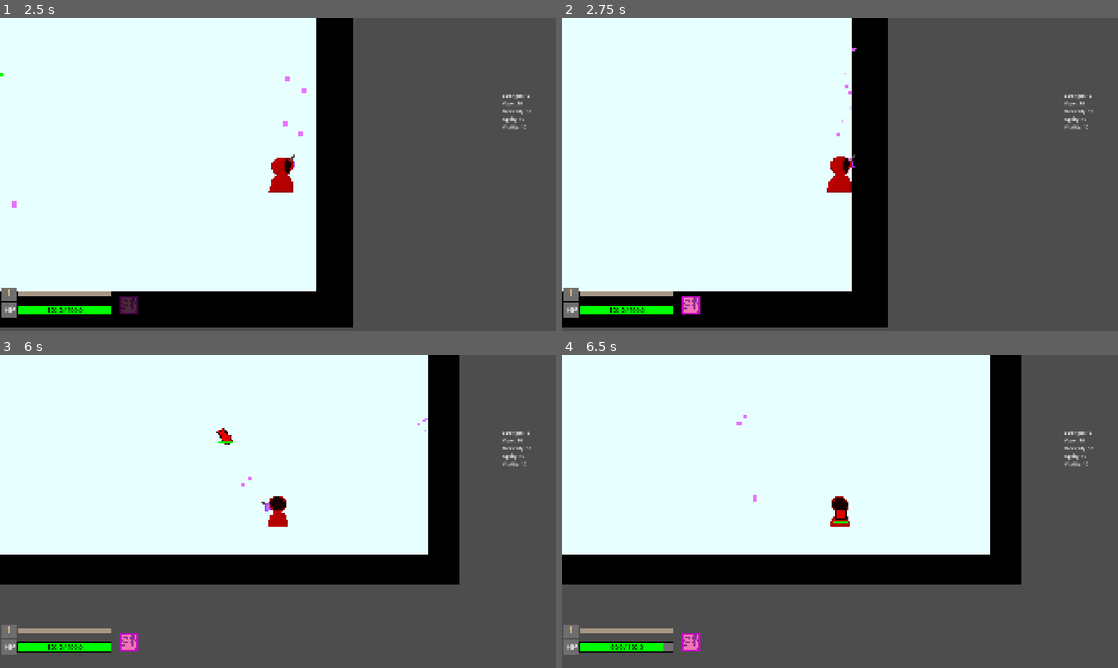
Above: before the commit, frames 1-4 (two rows, left to right).
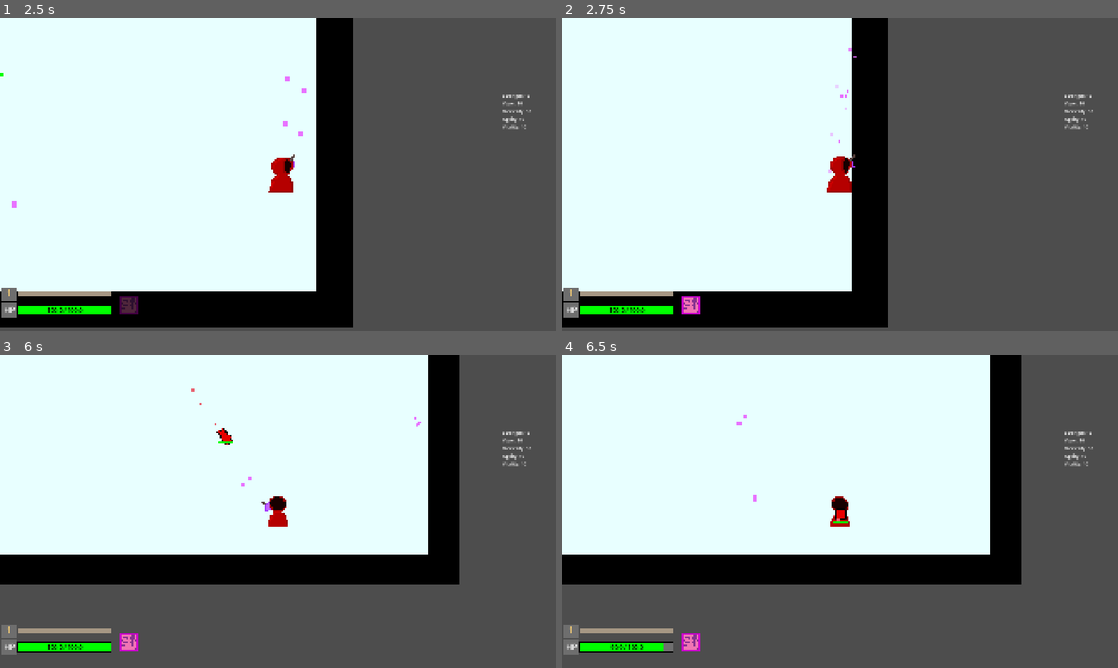
Above: after the commit, the same moments.

Repository: viggogoeth/NotMG
Game: Godot game, scene res://maps/dojo_world/dojo_map_2.tscn
The game is run twice, just before and just after one commit, with the same random seed, the same clock (stepped at 60 frames per second) and the same inputs. This scene is started directly instead of the project's main scene.
Inputs (mouse positions are in pixels of both pictures, inside the frame that each line leads up to):
- Up to frame 1 (2.5 s): tap Enter at 0.5 s; move the mouse to (400, 158) at 0.52 s; hold D (g_move_right) 0.53-1.25 s; tap Space (g_dodge) at 0.6 s; click (400, 158) at 0.67 s; drag from (166, 190) to (283, 174) at 1.27 s; move the mouse to (333, 105) at 2.02 s; press the mouse at (333, 105) at 2.03 s; hold D (g_move_right) from 2.03 s (still down)
- Up to frame 2 (2.75 s): keep holding D (g_move_right)
- Up to frame 3 (6 s): release D (g_move_right) at 2.75 s; release the mouse at (333, 442) at 2.75 s; drag from (250, 574) to (111, 464) at 2.77 s; tap Space (g_dodge) at 3.5 s; move the mouse to (444, 558) at 3.52 s; hold A (g_move_left) 3.53-4.25 s; tap Mouse wheel down (g_zoom_out) at 3.6 s; drag from (111, 464) to (272, 511) at 4.27 s; move the mouse to (305, 511) at 5.02 s; hold S (g_move_down) 5.03-5.75 s; hold E (g_interact) 5.03-5.75 s; click (305, 511) at 5.17 s; drag from (194, 433) to (166, 527) at 5.77 s
- Up to frame 4 (6.5 s): no input

Frame 1 is identical in both runs. In frame 2, 0.1% of the frame differs, in the area x 47-53%, y 9-50%; in frame 3, less than 0.1%; in frame 4, less than 0.1%.

Commit message:
more particle effects

Diff:
--- a/entities/characters/enemies/slimes/red_slime.gd
+++ b/entities/characters/enemies/slimes/red_slime.gd
@@ -13,6 +13,8 @@
 @onready var dash_sprite = $Scalables/Sprites/DashSprite
 @onready var move_sprite = $Scalables/Sprites/MoveSprite
 @onready var animation = $AnimationPlayer
+
+@onready var particle_trail: CPUParticles2D = $CPUParticles2D
 
 var rotating: bool = false
 
@@ -52,6 +54,7 @@
 	hide_sprites()
 	dash_sprite.show()
 	rotating = false
+	particle_trail.emitting = true
 
 func set_moving() -> void:
 	animation.play("move")
@@ -66,6 +69,7 @@
 	move_sprite.show()
 	rotating = false
 	all_sprites_node.rotation = 0
+	particle_trail.emitting = false
 
 func hide_sprites() -> void:
 	for child in all_sprites_node.get_children():
--- a/entities/characters/enemies/slimes/red_slime.tscn
+++ b/entities/characters/enemies/slimes/red_slime.tscn
@@ -121,6 +121,14 @@
 &"windup": SubResource("Animation_rj7h0")
 }
 
+[sub_resource type="Gradient" id="Gradient_rj7h0"]
+colors = PackedColorArray(1, 1, 1, 1, 1, 1, 1, 1)
+
+[sub_resource type="GradientTexture2D" id="GradientTexture2D_4jh0y"]
+gradient = SubResource("Gradient_rj7h0")
+width = 8
+height = 8
+
 [node name="RedSlime" type="CharacterBody2D" unique_id=715088784 node_paths=PackedStringArray("health_component", "sprites")]
 collision_layer = 4
 collision_mask = 2
@@ -197,4 +205,20 @@
 [node name="AnimationPlayer" type="AnimationPlayer" parent="." unique_id=1135320501]
 libraries/ = SubResource("AnimationLibrary_rj7h0")
 
+[node name="CPUParticles2D" type="CPUParticles2D" parent="." unique_id=1185981326]
+position = Vector2(0, 8)
+emitting = false
+texture = SubResource("GradientTexture2D_4jh0y")
+lifetime = 0.15000000000000002
+speed_scale = 0.6
+explosiveness = 0.1
+randomness = 0.2
+emission_shape = 1
+emission_sphere_radius = 27.18
+direction = Vector2(0, 1)
+initial_velocity_max = 238.63
+scale_amount_min = 0.3
+scale_amount_max = 1.6
+color = Color(1, 0.34657717, 0.2800086, 1)
+
 [editable path="Scalables/HitboxComponent"]
--- a/entities/projectiles/projectile_particles.gd
+++ b/entities/projectiles/projectile_particles.gd
@@ -16,5 +16,5 @@
 	create_tween().tween_property(self, "color", Color(1,1,1,0.25), lifetime)
 
 func set_backsplash(dir: Vector2) -> void:
-	gravity.x = TOTAL_SPEED * (-dir.x)
-	gravity.y = TOTAL_SPEED * (-dir.y)
+	direction.x = -dir.x
+	direction.y = -dir.y
--- a/entities/projectiles/projectile_particles.tscn
+++ b/entities/projectiles/projectile_particles.tscn
@@ -19,8 +19,14 @@
 speed_scale = 1.8
 explosiveness = 0.69
 randomness = 0.69
+lifetime_randomness = 0.15
 emission_shape = 1
 emission_sphere_radius = 40.27
+direction = Vector2(0, -1)
+gravity = Vector2(0, 0)
+initial_velocity_min = 63.15
+initial_velocity_max = 401.57
+scale_amount_min = 0.8
 scale_amount_max = 1.4
 color = Color(1, 0.23921569, 1, 1)
 hue_variation_min = -1.0
